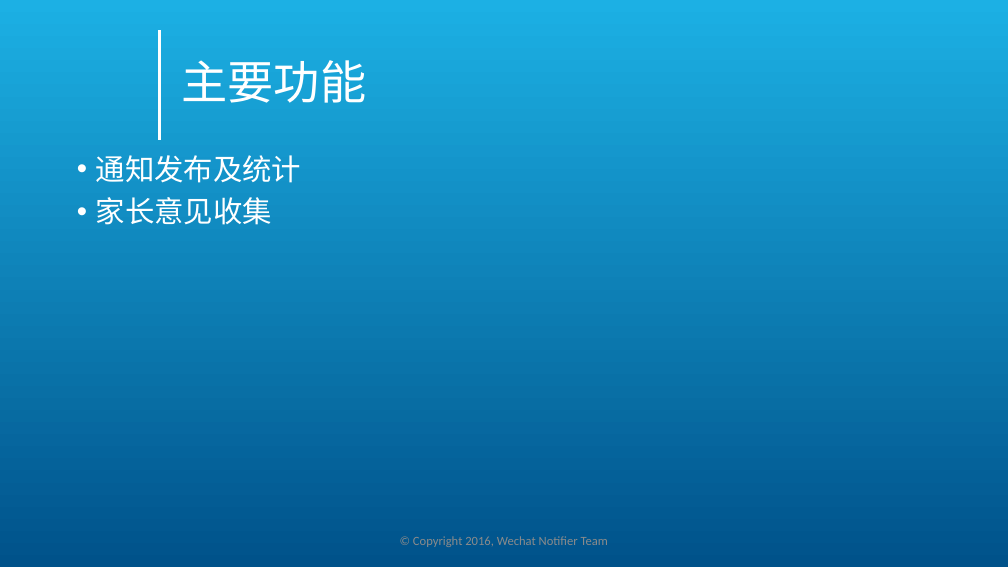
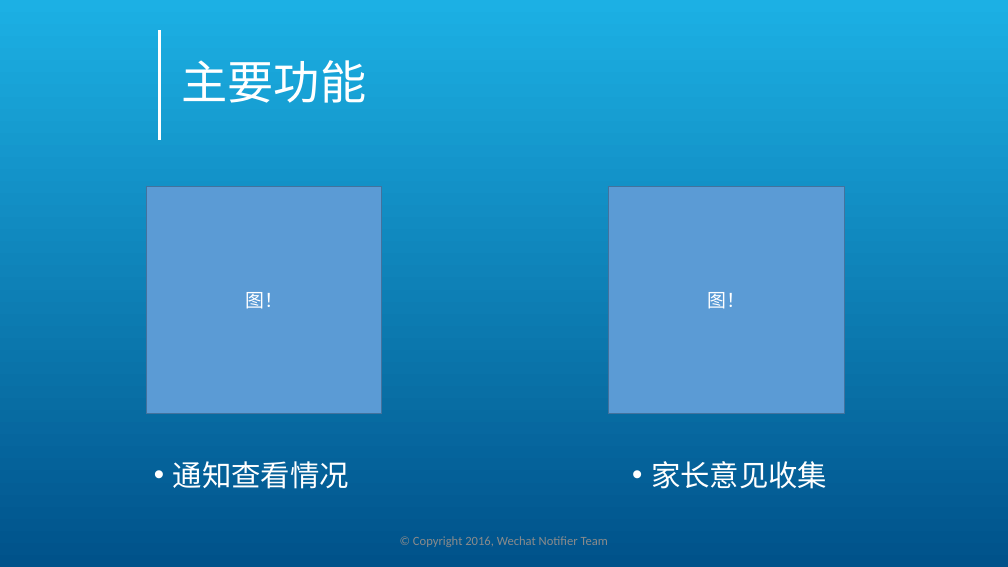
Before and after one commit to TypeMoonPKU/WechatWebQuestionnair, a slide deck: slide 4 of 文档/微通 答辩ppt ver2.pptx. Drawn at 1008x567 pixels with LibreOffice and Linux fonts; fonts in the diff are those of the drawing; background and template pictures are left out. Boxes give left, top, right and bottom in pixels: in the first picture for what was removed or moved away, otherwise in the second. Text is boxed around its words. In the diff, an @@ line names an element or a change of style, - is before the commit and + after.

```diff
--- a/文档/微通 答辩ppt ver2.pptx
+++ b/文档/微通 答辩ppt ver2.pptx
@@ text at [96,155,302,183]: paragraph removed @@
-• 通知发布及统计
@@ rectangle added at [147,187,383,414], fill #5B9BD5, outline #43739E 1 pt, 18 pt, text #FFFFFF @@
+图！
@@ rectangle added at [609,187,845,414], fill #5B9BD5, outline #43739E 1 pt, 18 pt, text #FFFFFF @@
+图！
@@ text added at [173,461,349,489], 28 pt, text #FFFFFF @@
+• 通知查看情况
@@ text "家长意见收集": place and size @@
-text "家长意见收集" at [96,155,302,225]
+text "家长意见收集" at [651,461,827,489]
```
Also in this commit, not shown: 1 other slide changed, 23 other files.
